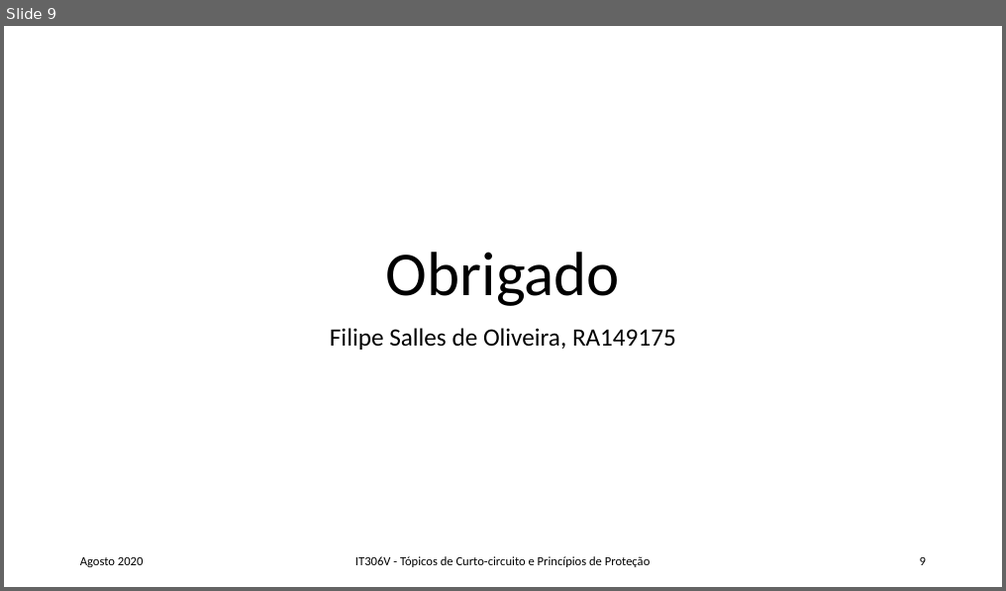
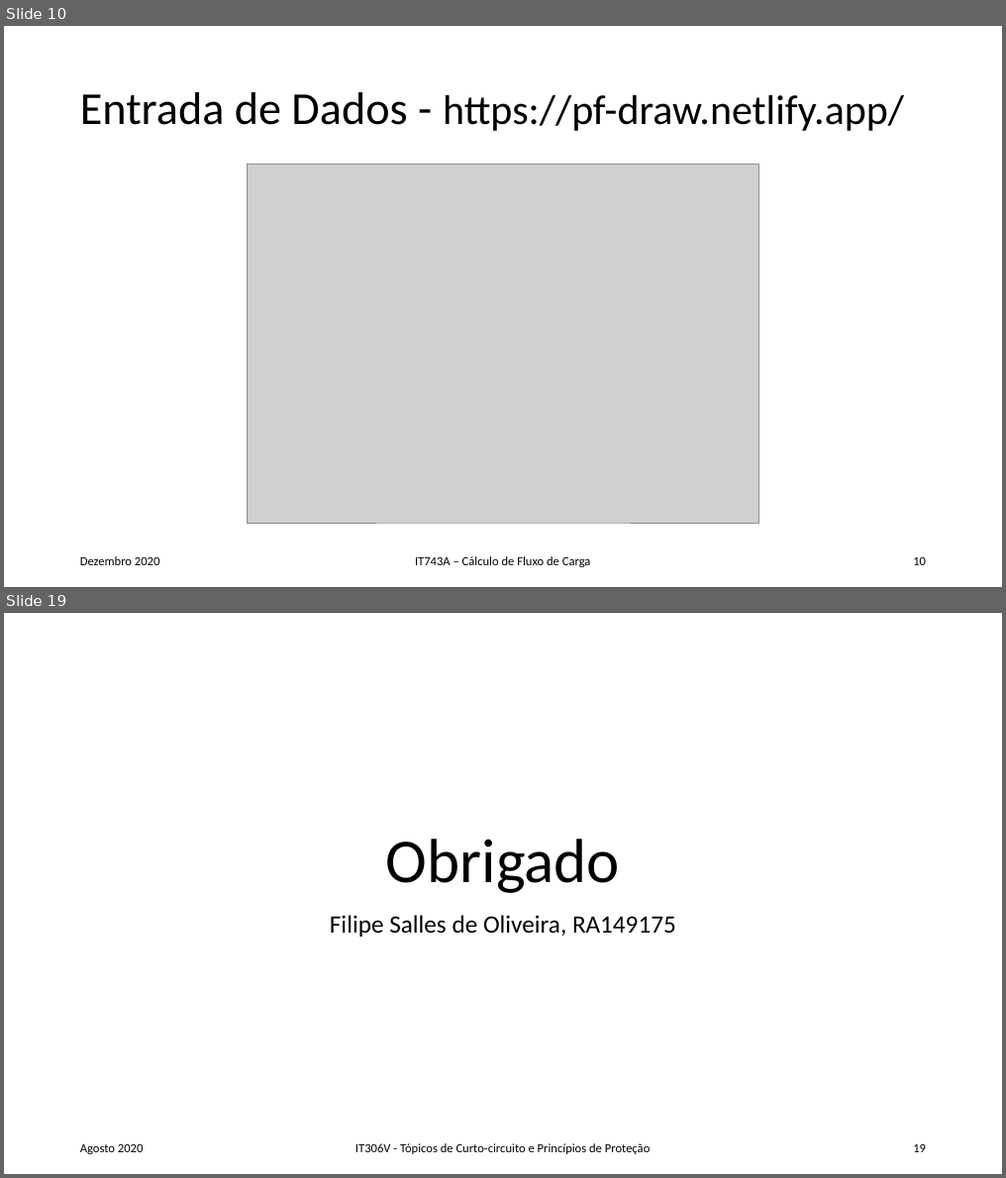
Before and after one commit to FilipeSO/pf-draw, a slide deck: public/ppt/RA149175_FSO_Rel_slides_rev1.pptx. Shown one above the other, each under a label of ours: slide 9 before the commit, slides 10 and 19 after it; the slides between them are not shown. The pictures are 1006x591 and 1006x1178 pixels, drawn with LibreOffice and Linux fonts; fonts in the diff are those of the drawing; grey boxes stand for pictures. Boxes give left, top, right and bottom in pixels: in the first picture for what was removed or moved away, otherwise in the second. Text is boxed around its words. In the diff, an @@ line names an element or a change of style, - is before the commit and + after.

```diff
--- a/public/ppt/RA149175_FSO_Rel_slides_rev1.pptx
+++ b/public/ppt/RA149175_FSO_Rel_slides_rev1.pptx
@@ slide 10 added at [4, 26, 1002, 587], background #FFFFFF @@
@@ title added at [80, 92, 904, 131], 40 pt, text #000000 @@
+Entrada de Dados - https://pf-draw.netlify.app/
@@ picture added at [247, 165, 758, 523] @@
@@ text added at [80, 557, 160, 566], 12 pt, text #000000 @@
+Dezembro 2020
@@ text added at [415, 557, 591, 568], 12 pt, text #000000 @@
+IT743A – Cálculo de Fluxo de Carga
@@ page number added at [913, 558, 926, 566], 12 pt, text #000000 @@
+10
@@ what was slide 9 is now slide 19 @@
@@ page number at [913, 1145, 926, 1153]: text changed @@
-9
+19
```
Also in this commit, not shown: 1 slide changed, 9 other slides added, 2 other files.
